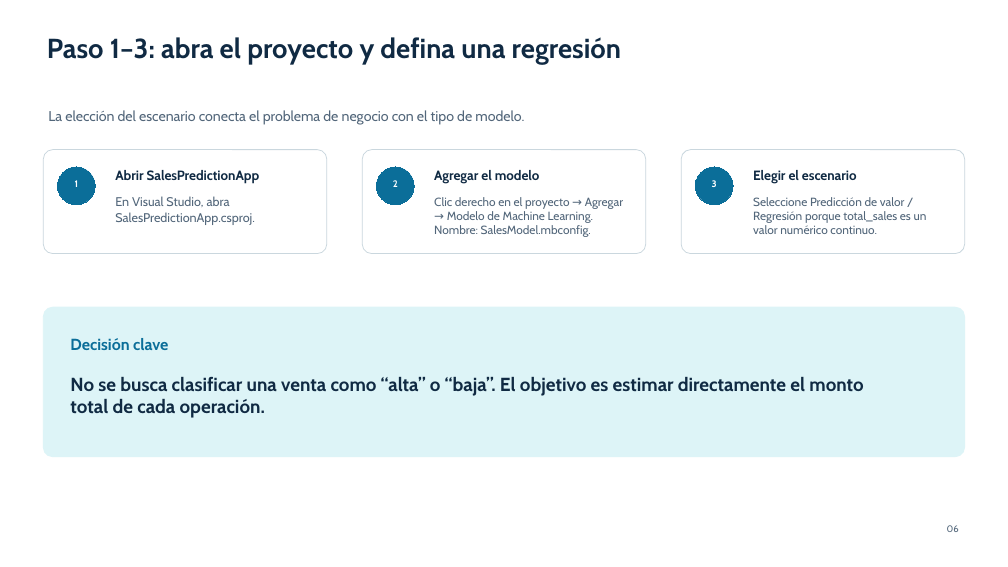
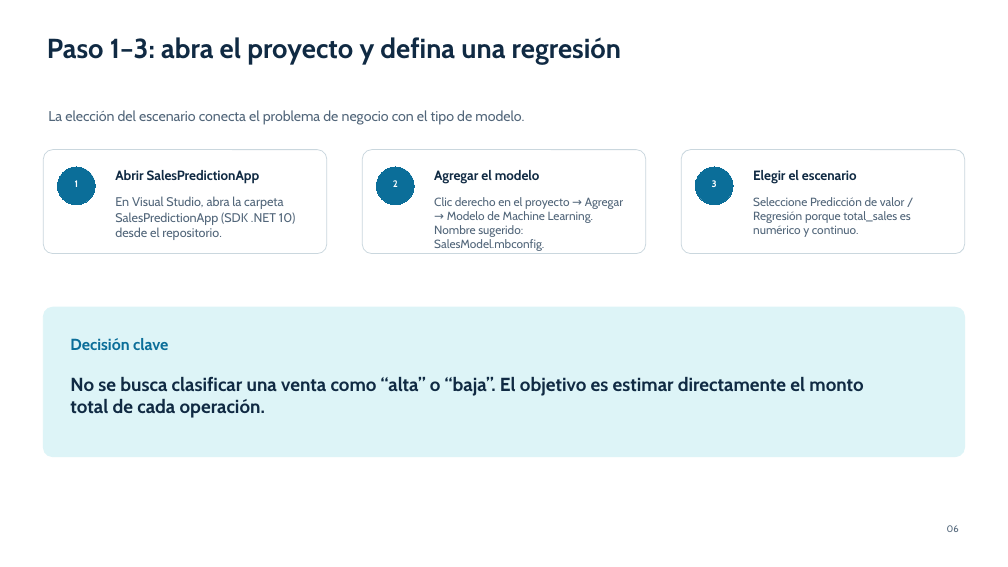
Before and after one commit to gmolina75/MLNETModelBuilder-PowerBI, a slide deck: slide 6 of Tarea_Prediccion_Ventas_MLNET_ModelBuilder_Paso_a_Paso.pptx. Drawn at 1008x567 pixels with LibreOffice and Linux fonts; fonts in the diff are those of the drawing. Boxes give left, top, right and bottom in pixels: in the first picture for what was removed or moved away, otherwise in the second. Text is boxed around its words. In the diff, an @@ line names an element or a change of style, - is before the commit and + after.

Commit message:
docs: actualiza presentación con estructura actual del proyecto

```diff
--- a/Tarea_Prediccion_Ventas_MLNET_ModelBuilder_Paso_a_Paso.pptx
+++ b/Tarea_Prediccion_Ventas_MLNET_ModelBuilder_Paso_a_Paso.pptx
@@ text at (x1=115, y1=196, x2=295, y2=240): text changed @@
-En Visual Studio, abra SalesPredictionApp.csproj.
+En Visual Studio, abra la carpeta SalesPredictionApp (SDK .NET 10) desde el repositorio.
@@ text at (x1=434, y1=197, x2=623, y2=251): text changed @@
-Clic derecho en el proyecto → Agregar → Modelo de Machine Learning. Nombre: SalesModel.mbconfig.
+Clic derecho en el proyecto → Agregar → Modelo de Machine Learning. Nombre sugerido: SalesModel.mbconfig.
@@ text at (x1=753, y1=197, x2=911, y2=237): text changed @@
-Seleccione Predicción de valor / Regresión porque total_sales es un valor numérico continuo.
+Seleccione Predicción de valor / Regresión porque total_sales es numérico y continuo.
```
Also in this commit, not shown: 4 other slides changed, 1 slide added, 1 other file.
